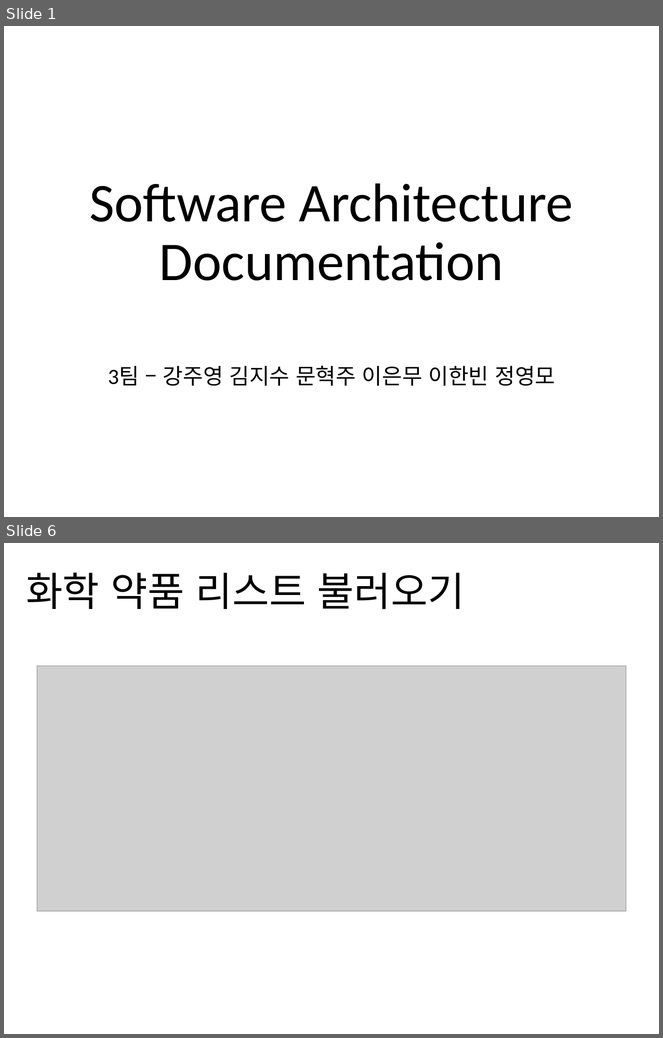
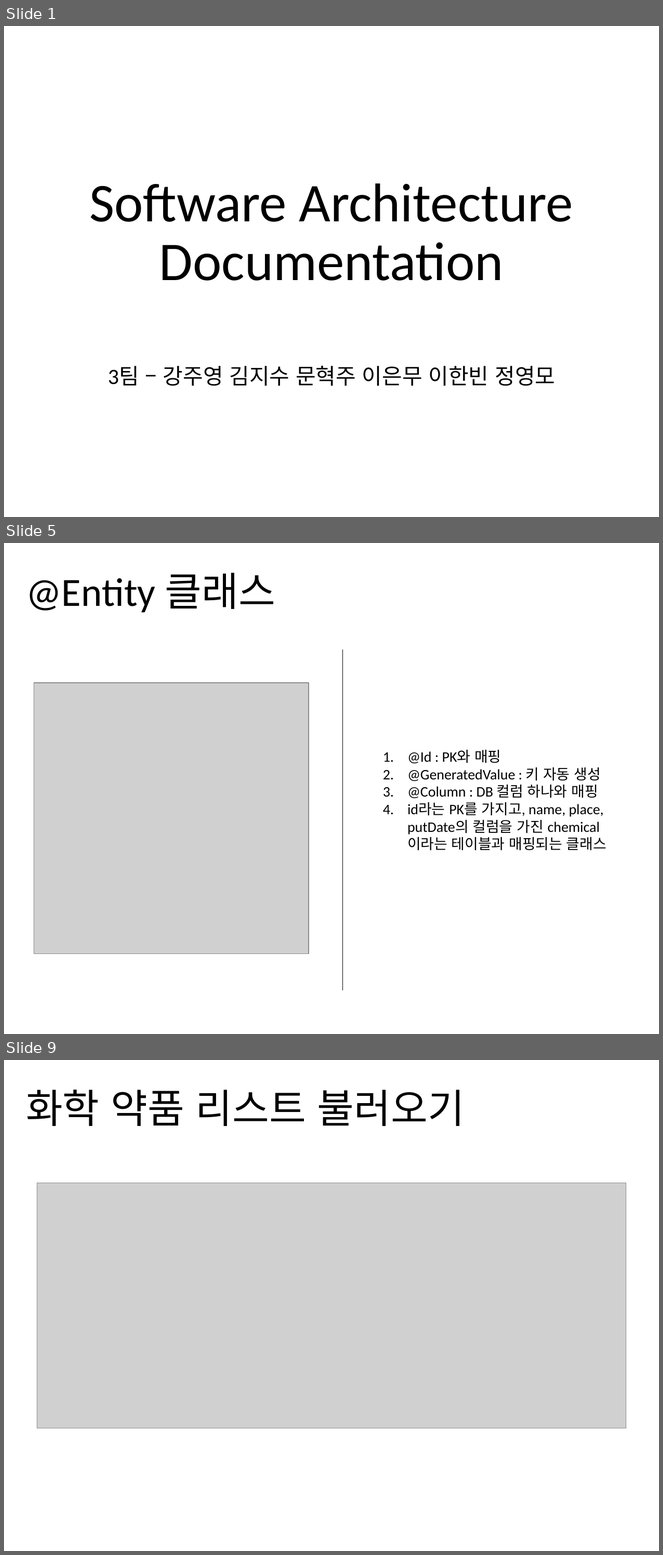
Before and after one commit to jisukim97/ChemicalManagementApplication, a slide deck: Document/2_Software Architect Documentation/Software Architecture Documentation 1.0.pptx. Shown one above the other, each under a label of ours: slides 1 and 6 before the commit, slides 1, 5 and 9 after it; the slides between them are not shown. The pictures are 663x1038 and 663x1555 pixels, drawn with LibreOffice and Linux fonts; fonts in the diff are those of the drawing; grey boxes stand for pictures. Boxes give left, top, right and bottom in pixels: in the first picture for what was removed or moved away, otherwise in the second. Text is boxed around its words. In the diff, an @@ line names an element or a change of style, - is before the commit and + after.

```diff
--- a/Document/2_Software Architect Documentation/Software Architecture Documentation 1.0.pptx
+++ b/Document/2_Software Architect Documentation/Software Architecture Documentation 1.0.pptx
@@ slide 5 added at (4, 543, 659, 1034), background #FFFFFF @@
@@ title added at (26, 573, 275, 613), 44 pt, text #000000 @@
+@Entity 클래스
@@ line added from (343, 649) to (343, 991), #000000 0.5 pt @@
@@ picture added at (34, 682, 309, 954) @@
@@ text added at (408, 750, 607, 851), 16 pt, text #000000 @@
+1. @Id : PK와 매핑
+2. @GeneratedValue : 키 자동 생성
+3. @Column : DB 컬럼 하나와 매핑
+4. id라는 PK를 가지고, name, place, putDate의 컬럼을 가진 chemical이라는 테이블과 매핑되는 클래스
@@ what was slide 6 is now slide 9 @@
```
Also in this commit, not shown: 5 slides changed, 3 other slides added, 1 slide removed, 4 other files.
